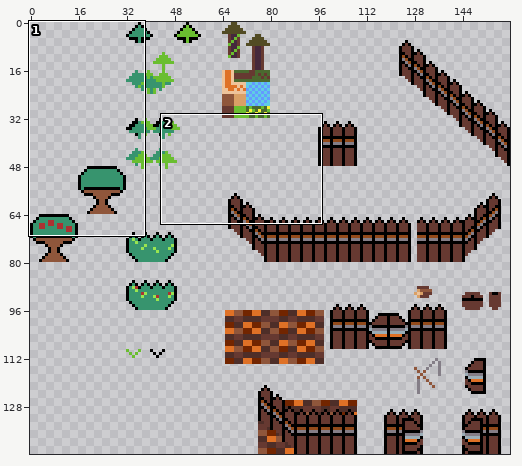
One commit to this sprite sheet: yamya2w+b/Assets/tilemap1.png. The picture above shows the old version from afar; the outline marks the close-up.
Close-up. Before the edit:
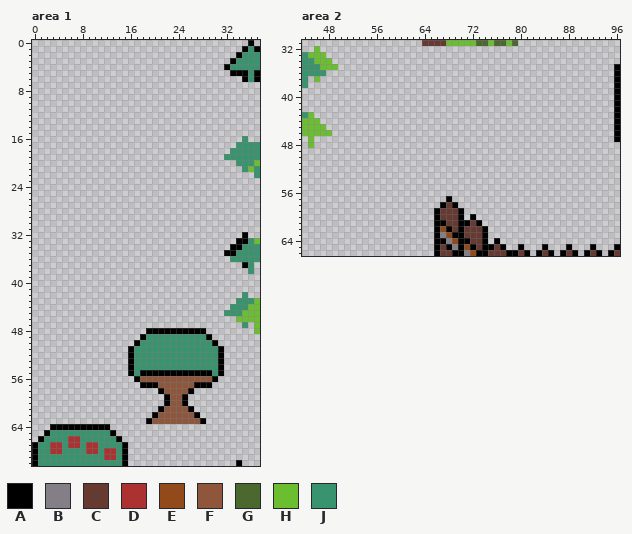
The file is 160x144 pixels. Colours within 5 levels of each other are drawn and written as one. Shown: area 1: x 0..37, y 0..70; area 2: x 44..96, y 31..66. The commit also changed other parts of the picture, which this record leaves out.
Palette (. is transparent): A #000000  B #847e87  C #663931  D #ac3232  E #924a1a  F #8f563b  G #4b692f  H #6abe30  J #37946e
Pixels before, area 1 (only the part around the change), first column x 0:
 0 ....................................A.
 1 ...................................AJA
 2 ..................................AJJJ
 3 .................................AJJJJ
 4 ................................AJJJJJ
 5 .................................AAAJA
 6 ...................................AJA
 7 ......................................
 8 ......................................
 9 ......................................
10 ......................................
11 ......................................
12 ......................................
13 ......................................
14 ......................................
15 ......................................
16 ...................................J..
17 ..................................JJJJ
18 .................................JJJJJ
19 ................................JJJJJJ
20 ..................................JJJH
21 ...................................JHJ
22 .....................................J
23 ......................................
24 ......................................
25 ......................................
26 ......................................
27 ......................................
28 ......................................
29 ......................................
30 ......................................
31 ......................................
32 ...................................A..
33 ..................................AAJH
34 .................................AAJJJ
35 ................................AAJJJJ
36 .................................JJJJJ
37 ...................................AJ.
38 ....................................J.
39 ......................................
40 ......................................
41 ......................................
42 ...................................J..
43 ..................................JJJH
44 .................................JJJHH
45 ................................JJJHHH
46 ..................................HHHH
47 ...................................J.H
48 ...................AAAAAAAAAA........H
49 ..................AJJJJJJJJJJA........
50 .................AJJJJJJJJJJJJA.......
51 ................AJJJJJJJJJJJJJJA......
52 ................AJJJJJJJJJJJJJJA......
53 ................AJJJJJJJJJJJJJJA......
54 ................AJJJJJJJJJJJJJJA......
55 ................AJAAAAAAAAAAAAJA......
56 .................AFFFFFFFFFFFFA.......
57 ..................AAAFFFFFFAAA........
58 .....................AFFFFA...........
59 ......................AFFA............
60 ......................AFFA............
61 .....................AFFFFA...........
62 ....................AFFFFFFA..........
63 ...................AFFFFFFFFA.........
64 ...AAAAAAAAAA.........................
65 ..AJJJJJJJJJJA........................
66 .AJJJJDDJJJJJJA.......................
67 AJJDDJDDJDDJJJJA......................
Pixels before, area 2, first column x 44:
31 ....................CCCCHHHHHGGHGGHG.................
32 ..H..................................................
33 JHHH.................................................
34 JJHHH................................................
35 JJJHHH..............................................A
36 JJJJ................................................A
37 J.H.................................................A
38 J...................................................A
39 ....................................................A
40 ....................................................A
41 ....................................................A
42 ....................................................A
43 JH..................................................A
44 HHH.................................................A
45 HHHH................................................A
46 HHHHH...............................................A
47 .H..................................................A
48 .H...................................................
49 .....................................................
50 .....................................................
51 .....................................................
52 .....................................................
53 .....................................................
54 .....................................................
55 .....................................................
56 .....................................................
57 ........................A............................
58 .......................ACA...........................
59 ......................ACCCA..........................
60 ......................ACCCA.A........................
61 ......................AACCAACA.......................
62 ......................AEACACCCA......................
63 ......................ABEAACCCA......................
64 ......................AABEAACCA.A....................
65 ......................ACABAEACAACA..A...A...A...A...A
66 ......................ACCAABEAACCCAACA.ACA.ACA.ACA.AC
The same view after the edit:
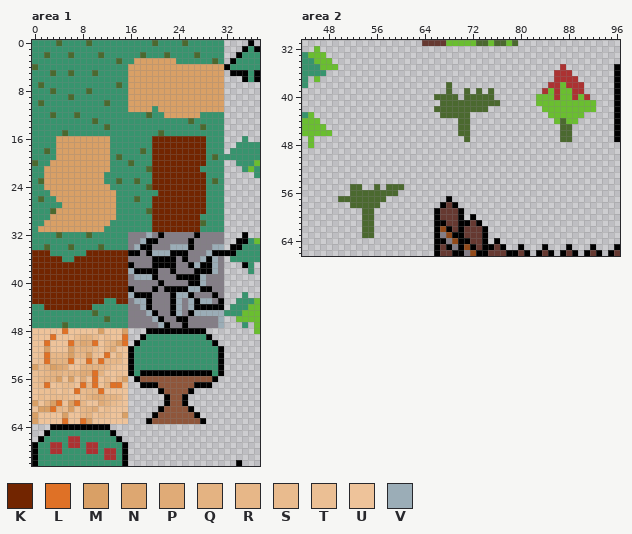
Colours new in this view: K #722500  L #df7126  M #d9a066  N #dda771  P #e0ab77  Q #e4b382  R #e7b788  S #e9bb8e  T #ebbf94  U #eec39a  V #9badb7
Change:
Changed rows in their new state; - is an unchanged pixel.
Area 1:
first column x 0:
 0 JJJJGJJJJGJJJJJJJJJJGJJJJGJJJJJJ
 1 JJJJJJJJJJJJJJJJJJJJJJJJJJJJJJJJ
 2 JJGJJJGJJJJGJJJJJJGJJJGJJJJGJJJJ
 3 JJJJJJJJJJJJJJGJJMMMMMMMJJJJJJGJ
 4 GJJJJJJJJJJJJJJJMMMMMMMMMMMMMMMM
 5 JJJGJJGJJJGJJJJJMMMMMMMMMMMMMMMM
 6 JJJJJJJJJJJJJJJJMMMMMMMMMMMMMMMM
 7 JGJJJJJJJJJJJJGJMMMMMMMMMMMMMMMM
 8 JJJGJJJJJGJJJJJJMMMMMMMMMMMMMMMM
 9 JJJJJJGJJJJJJJJJMMMMMMMMMMMMMMMM
10 JGJJJJJJJJJJGJJJMMMMMMMMMMMMMMMM
11 JJJJJJJJJJJJJJJJMMMMJMMMMMMMMMMM
12 JJJGJJJGJJJJJJJJJJJGJJMMMMMMJJJJ
13 JJJJJJJJJJGJJJJJJJJJJJJJJJGJJJJJ
14 JJJJJJJJJJJJGJJJJJJJJJJJJJJJGJJJ
15 JJJJJGJJJJJJJJJJJJJJJGJJJJJJJJJJ
16 JJJJMMMMMMMMMJJJJJJJKKKKKKKKKJJJ
17 JJJJMMMMMMMMMJJJJJJJKKKKKKKKKJJJ
18 JJGJMMMMMMMMMJJJJJGJKKKKKKKKKJJJ
19 JJJJMMMMMMMMMJGJJJJJKKKKKKKKKJGJ
20 GJJMMMMMMMMMMJJJGJJJKKKKKKKKKJJJ
21 JJMMMMMMMMMMMJJJJJJGKKKKKKKKJJJJ
22 JJMMMMMMMMMMJJJJJJJJKKKKKKKKKJJJ
23 JGMMMMMMMMMMJJGJJGJJKKKKKKKKKJGJ
24 JJMMMMMMMMMMMJJJJJJGKKKKKKKKKJJJ
25 JJJMMMMMMMMMMMJJJJJJJKKKKKKKKJJJ
26 JGJJMMMMMMMMMMJJJGJJKKKKKKKKKJJJ
27 JJJJJMMMMMMMMMJJJJJJKKKKKKKKKJJJ
28 JJJGMMMMMMMMMMJJJJJGKKKKKKKKKJJJ
29 JJJMMMMMMMMMMMJJJJJJKKKKKKKKJJJJ
30 JJMMMMMMMMMMMJJJJJJJKKKKKKKKGJJJ
31 JMMMMMMMMMMMJJJJJJJJKKKKKKKKJJJJ
32 JJJJGJJJJGJJJJJJBBBVBABBBBBABBBB
33 JJJJJJJJJJJJJJJJBBVAABBBBBABBBBB
34 JJGJJJGJJJJGJJJJBVAABBBVVVABBBVV
35 KKKJJJJJJKKKKKKKAABAVVVAAABBBVAA
36 KKKKKJJKKKKKKKKKBBBBAAAABABBVAVB
37 KKKKKKKKKKKKKKKKABBBAAAABBAVAAVB
38 KKKKKKKKKKKKKKKKVAAAABBABBBAAAVB
39 KKKKKKKKKKKKKKKKBVVVABBBAAAAVBBB
40 KKKKKKKKKKKKKKKKBBBBBABBBBAAVBBB
41 KKKKKKKKKKKKKKKKABBBABAAAAVVAABB
42 KKKKKKKKKKKKKKKKVAAABBBAVVABBBAB
43 KKKKKKKKKKKKJJKKBVVABBBAVBVAVVBA
44 JJKKKKKKKKJJJJJJBBVABBBAVBVAAAAA
45 JJJJJJJJJJGJJJJJBBBVABBAVBAVVVVV
46 JJJJJJJJJJJJGJJJBBBBVABBAABBBBBV
47 JJJJJGJJJJJJJJJJBBBBBVABBABBBBBV
48 UUUUULUUUUUMUUUM----------------
49 UUULUUUSQQSUSUUL----------------
50 UULUUULQNPLURQML----------------
51 UUMUUUMRQQSURPUU----------------
52 UTLRRRMRRMTULUQU----------------
53 UTLQQQLUTLSLRRRU----------------
54 MSQMNPUUQQQQRTUU----------------
55 TSRQQRQQPPLQUUTU----------------
56 TRQQMUMUPULURURM----------------
57 TSLUTSSULRLUQLLU----------------
58 UTTSUSULSRRLUUUU----------------
59 USTSSSTUSQPPQQRU----------------
60 MUQMLUMLRUUPQSTU----------------
61 UMMLRSMURQPUSUUU----------------
62 MUUUUMUURQUSTUUM----------------
63 MUUUULUULMUUUUUU----------------
Area 2:
first column x 66:
35 ---------------------D-----
36 --------------------DDD----
37 --------------------DDDD---
38 --G----------------DDHDDD--
39 --G--G-G-G--------DHDHHDD--
40 GGGG-GGGGG-------HHHDHHDHD-
41 -GGGGGGGGGG------HHHHHHHHHH
42 GGGGGGGGG---------HHHHHHHHH
43 -GGGGG-------------HHHHHH--
44 ----GG--------------HGHH---
45 ----GG---------------GG----
46 ----GG---------------GG----
47 -----G---------------GG----
first column x 50:
55 --GG--G-GGG
56 --GGGGGGGG-
57 GGGGGGGG---
58 --GGGGG----
59 ----GG-----
60 ----GG-----
61 ----GG-----
62 ----GG-----
63 ----GG-----
Where, in picture pixels (left, top, right, bottom), the same in both close-ups:
added: (32, 40, 224, 424)
added: (536, 64, 596, 142)
added: (434, 82, 500, 142)
added: (338, 184, 404, 238)
